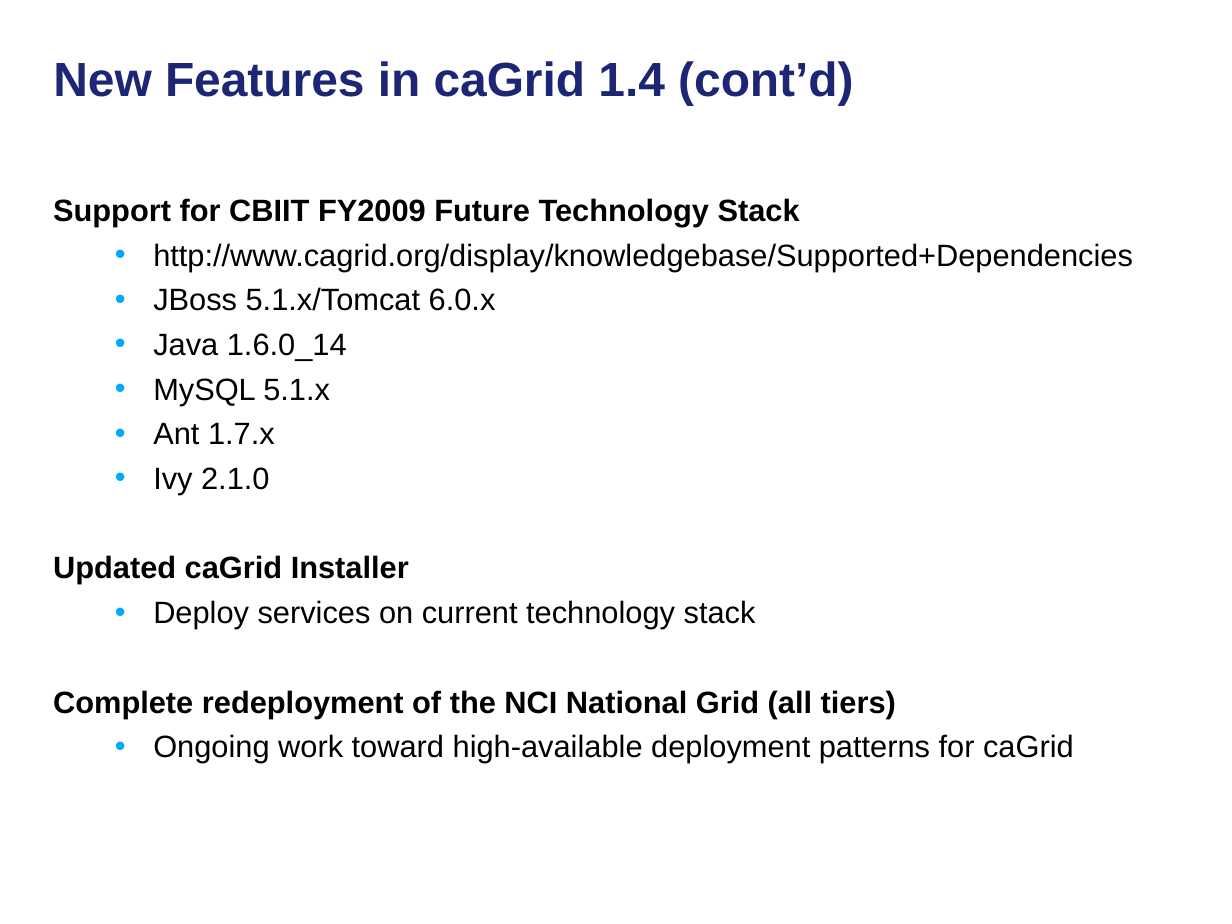
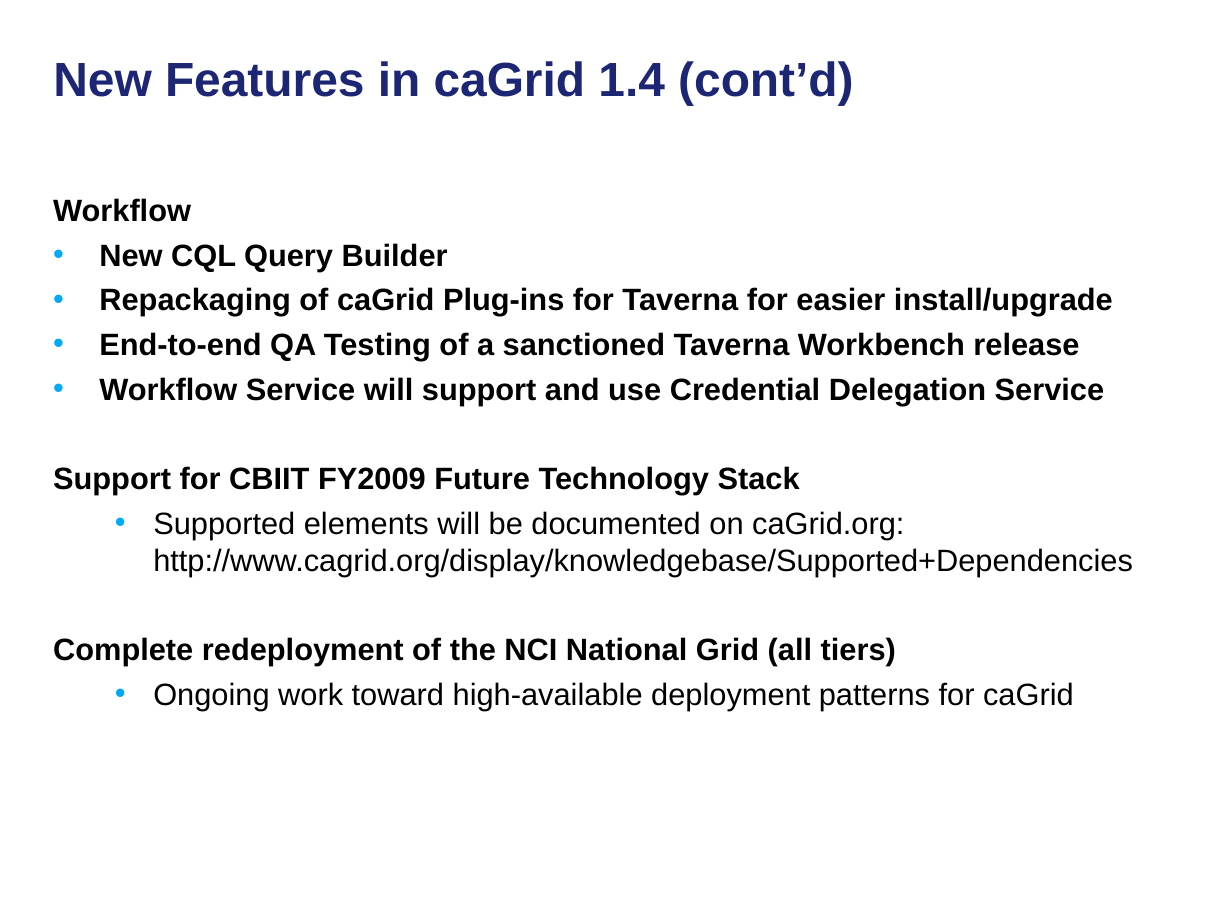
Before and after one commit to NCIP/cagrid-docs, a slide deck: slide 7 of general/presentations/200910_VCDE_ARCH/20091022_Arch_VCDE_caGrid_Future.ppt (slide 6 before the commit). Drawn at 1232x924 pixels with LibreOffice and Linux fonts; fonts in the diff are those of the drawing; background and template pictures are left out. Boxes give left, top, right and bottom in pixels: in the first picture for what was removed or moved away, otherwise in the second. Text is boxed around its words. In the diff, an @@ line names an element or a change of style, - is before the commit and + after.

```diff
--- a/general/presentations/200910_VCDE_ARCH/20091022_Arch_VCDE_caGrid_Future.ppt
+++ b/general/presentations/200910_VCDE_ARCH/20091022_Arch_VCDE_caGrid_Future.ppt
@@ text at bbox=[53, 198, 1113, 405]: paragraphs added @@
+Workflow
+• New CQL Query Builder
+• Repackaging of caGrid Plug-ins for Taverna for easier install/upgrade
+• End-to-end QA Testing of a sanctioned Taverna Workbench release
+• Workflow Service will support and use Credential Delegation Service
@@ text at bbox=[153, 511, 1133, 576]: text changed @@
-  • http://www.cagrid.org/display/knowledgebase/Supported+Dependencies
-  • JBoss 5.1.x/Tomcat 6.0.x
-  • Java 1.6.0_14
-  • MySQL 5.1.x
-  • Ant 1.7.x
-  • Ivy 2.1.0
-Updated caGrid Installer
-  • Deploy services on current technology stack
+  • Supported elements will be documented on caGrid.org: http://www.cagrid.org/display/knowledgebase/Supported+Dependencies
```
Also in this commit, not shown: 8 other slides changed, 4 slides added, 1 slide removed.
